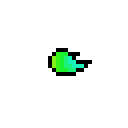
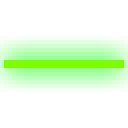
Layered file, before and after one edit (128px x 128px). Changes by layer:
renamed "a83dee9d75c547b" to "Layer 1", painted on it over [4, 48, 124, 76]
